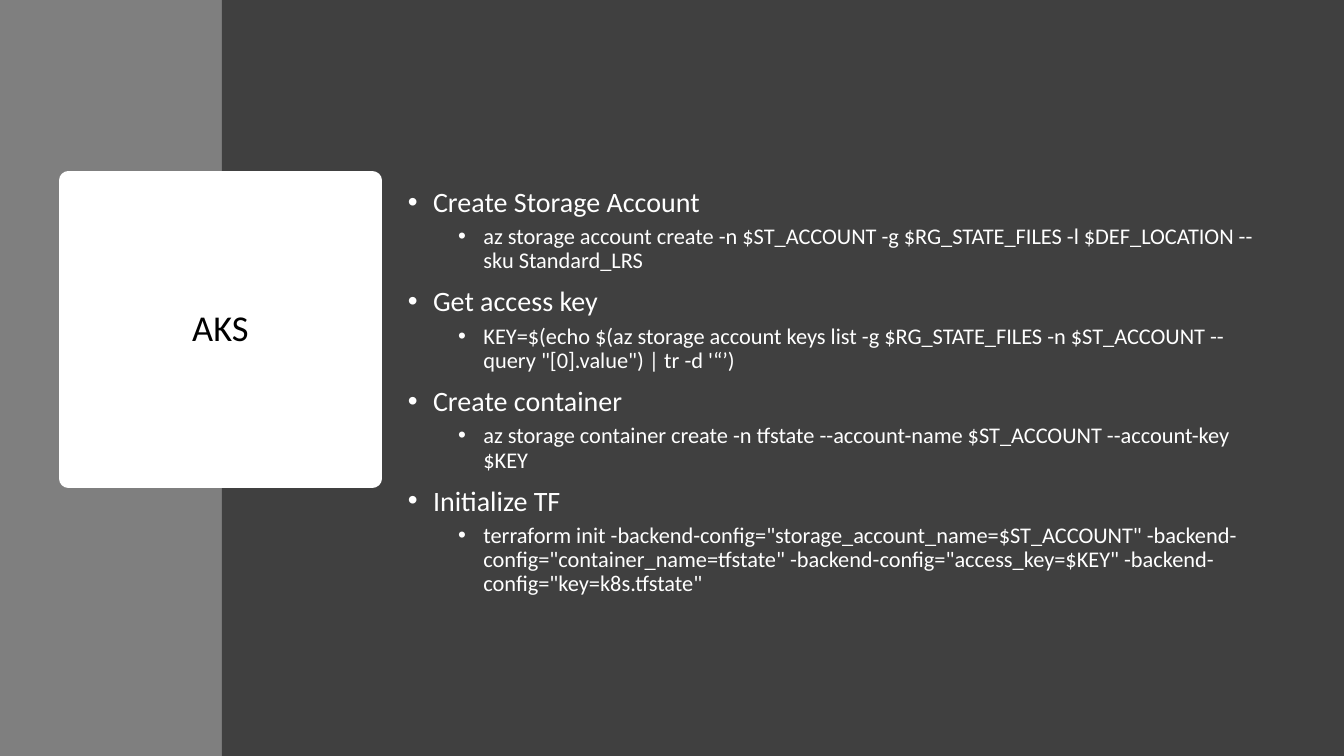
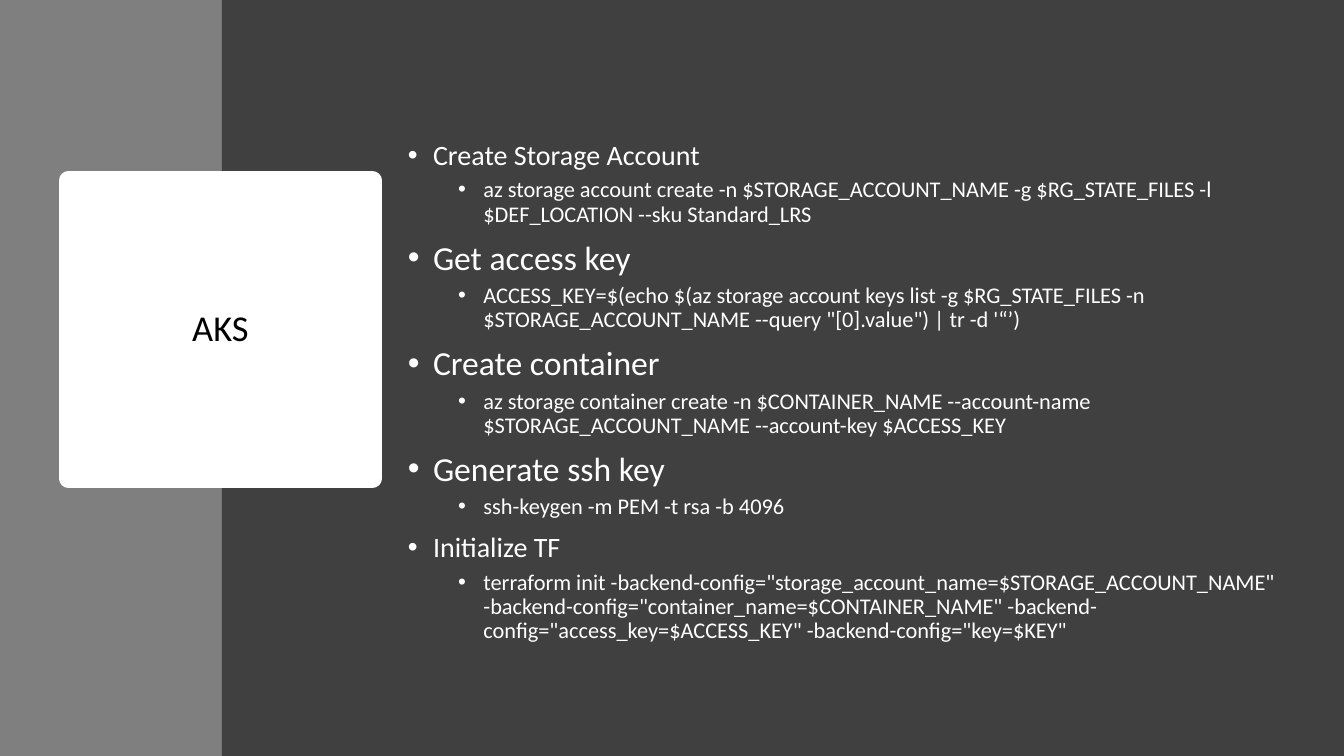
Before and after one commit to sujithq/mini-workshop-tf, a slide deck: slide 15 of Presentation.pptx. Drawn at 1344x756 pixels with LibreOffice and Linux fonts; fonts in the diff are those of the drawing. Boxes give left, top, right and bottom in pixels: in the first picture for what was removed or moved away, otherwise in the second. Text is boxed around its words. In the diff, an @@ line names an element or a change of style, - is before the commit and + after.

```diff
--- a/Presentation.pptx
+++ b/Presentation.pptx
@@ text at (483, 181, 1211, 225): text changed @@
-  • az storage account create -n $ST_ACCOUNT -g $RG_STATE_FILES -l $DEF_LOCATION --sku Standard_LRS
+  • az storage account create -n $STORAGE_ACCOUNT_NAME -g $RG_STATE_FILES -l $DEF_LOCATION --sku Standard_LRS
@@ text at (433, 246, 660, 376): size 20 to 24 pt in "Get access key", "Create container" @@
@@ text at (483, 287, 1145, 331): text changed @@
-  • KEY=$(echo $(az storage account keys list -g $RG_STATE_FILES -n $ST_ACCOUNT --query "[0].value") | tr -d '“’)
+  • ACCESS_KEY=$(echo $(az storage account keys list -g $RG_STATE_FILES -n $STORAGE_ACCOUNT_NAME --query "[0].value") | tr -d '“’)
@@ text at (433, 393, 1090, 518): text changed @@
-  • az storage container create -n tfstate --account-name $ST_ACCOUNT --account-key $KEY
+  • az storage container create -n $CONTAINER_NAME --account-name $STORAGE_ACCOUNT_NAME --account-key $ACCESS_KEY
+• Generate ssh key
+  • ssh-keygen -m PEM -t rsa -b 4096
@@ text at (483, 574, 1275, 642): text changed @@
-  • terraform init -backend-config="storage_account_name=$ST_ACCOUNT" -backend-config="container_name=tfstate" -backend-config="access_key=$KEY" -backend-config="key=k8s.tfstate"
+  • terraform init -backend-config="storage_account_name=$STORAGE_ACCOUNT_NAME" -backend-config="container_name=$CONTAINER_NAME" -backend-config="access_key=$ACCESS_KEY" -backend-config="key=$KEY"
```
Also in this commit, not shown: 2 other slides changed, 1 other file.
